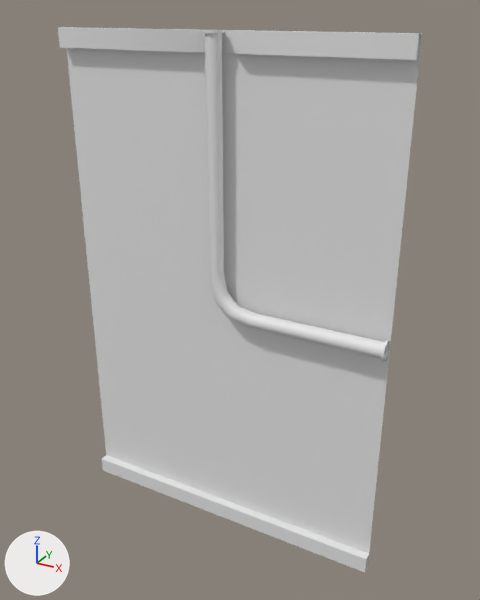
Two versions of the FBX model Project3Demo/Assets/Resources/Meshes/Environment/Wall_LowerDeck_Up.FBX, one commit apart.
Before and after are seen from a 50 mm camera at (2.79, -3.02, 3.1) aimed at (1.1, 0.06, 1.56). The lights are fixed; the arrows at lower left show +X, +Y and +Z. Where no turn or scale is listed for an object, it has been applied to the vertices.
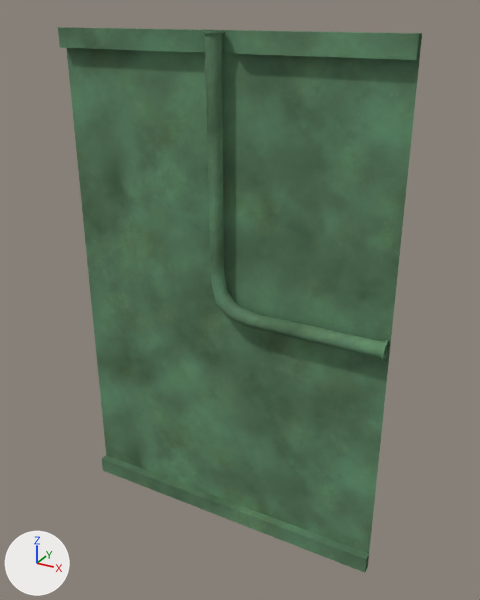
The newer file is also turned or shifted as a whole; pictures and numbers use the older file's frame.

Where the change shows, as pixel boxes (x1, y1, x2, y2) in the pictures (480 x 600 px):
```json
{"object": "Plane012", "change": "recoloured", "before": [58, 27, 422, 573], "after": [58, 27, 422, 573], "on screen": "grey to green"}
```

Scene script edits in JSON lines:
```json
{"op": "add", "block": "img_sand_dirt_basecolor_tga", "code": ["img_sand_dirt_basecolor_tga = load_image('Sand_Dirt_basecolor.tga', '../../Textures/Environment/Sand_Dirt_basecolor.tga', 1024, 1024, 'sRGB')"]}
{"op": "add", "block": "mat_01___default", "code": ["mat_01___default = principled_material('01 - Default')", "mat_01___default.texture = img_sand_dirt_basecolor_tga", "mat_01___default.roughness = 0.859"]}
{"block": "me_mesh", "where": "me_mesh.from_pydata(...)  # 180 vertices, 127 faces; spans x 0.0..2.0, y -0.11..0.0, z 0.0..3.0"}
{"op": "add", "block": "me_mesh", "code": "me_mesh.materials.append(mat_01___default)  # picture img_sand_dirt_basecolor_tga"}
```
